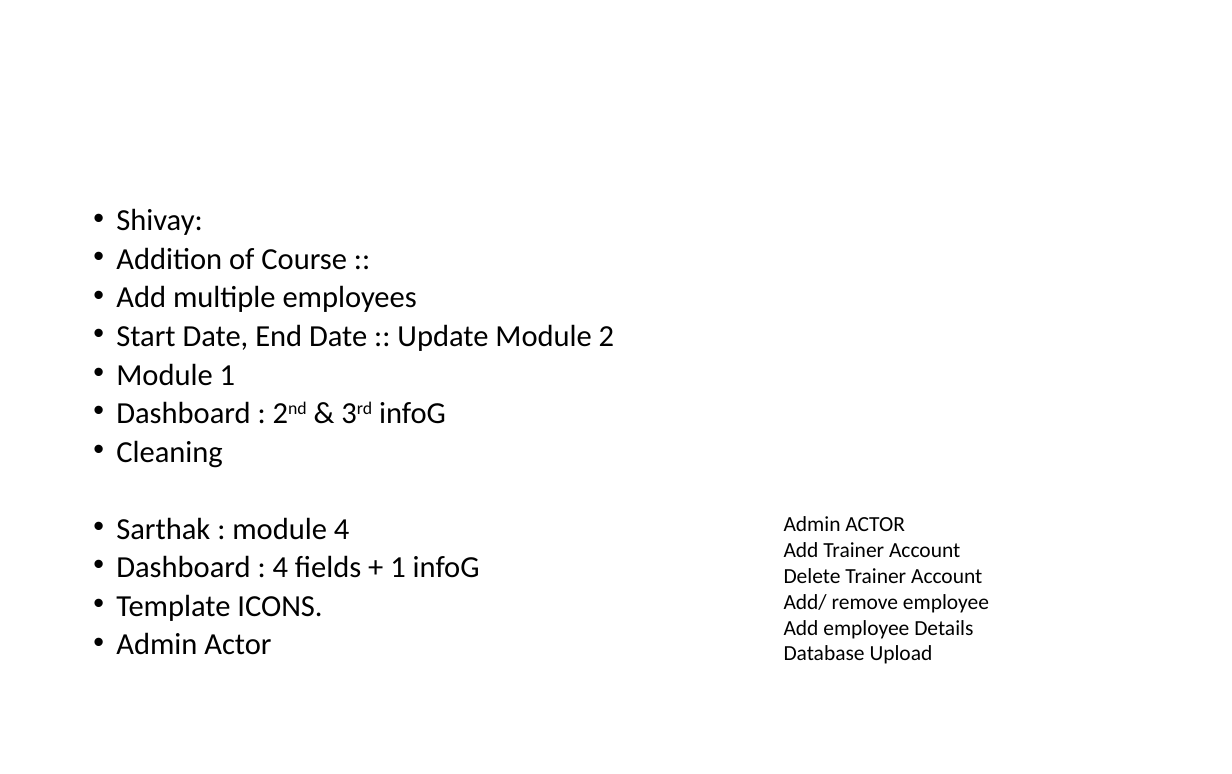
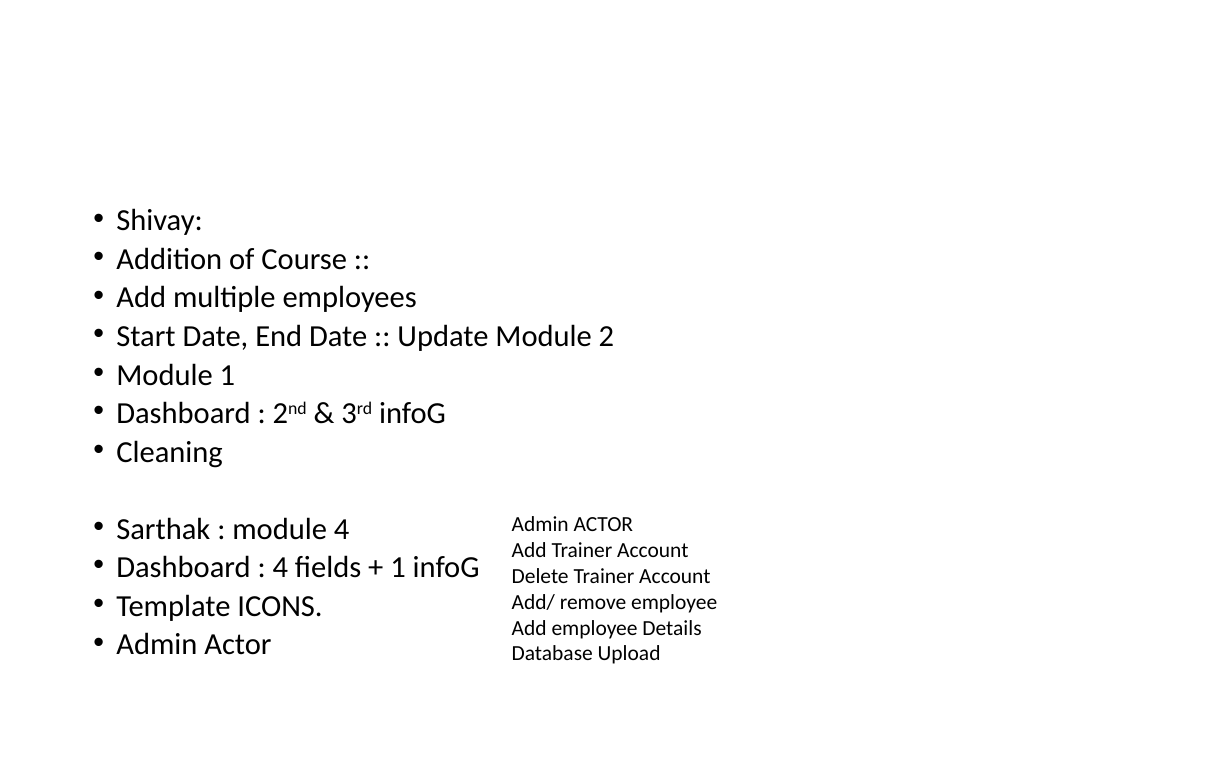
Before and after one commit to sarthakbhutani/Shantha_sih2019, a slide deck: slide 19 of Documentation/Screen Designs/Shanta Sanofi Screen Designs.pptx. Drawn at 1232x774 pixels with LibreOffice and Linux fonts; fonts in the diff are those of the drawing. Boxes give left, top, right and bottom in pixels: in the first picture for what was removed or moved away, otherwise in the second. Text is boxed around its words. In the diff, an @@ line names an element or a change of style, - is before the commit and + after.

```diff
--- a/Documentation/Screen Designs/Shanta Sanofi Screen Designs.pptx
+++ b/Documentation/Screen Designs/Shanta Sanofi Screen Designs.pptx
@@ text "Admin ACTOR" moved from (x1=784, y1=516, x2=989, y2=664) to (x1=512, y1=516, x2=717, y2=664) @@
```
Also in this commit, not shown: 11 other slides changed, 3 other files.
